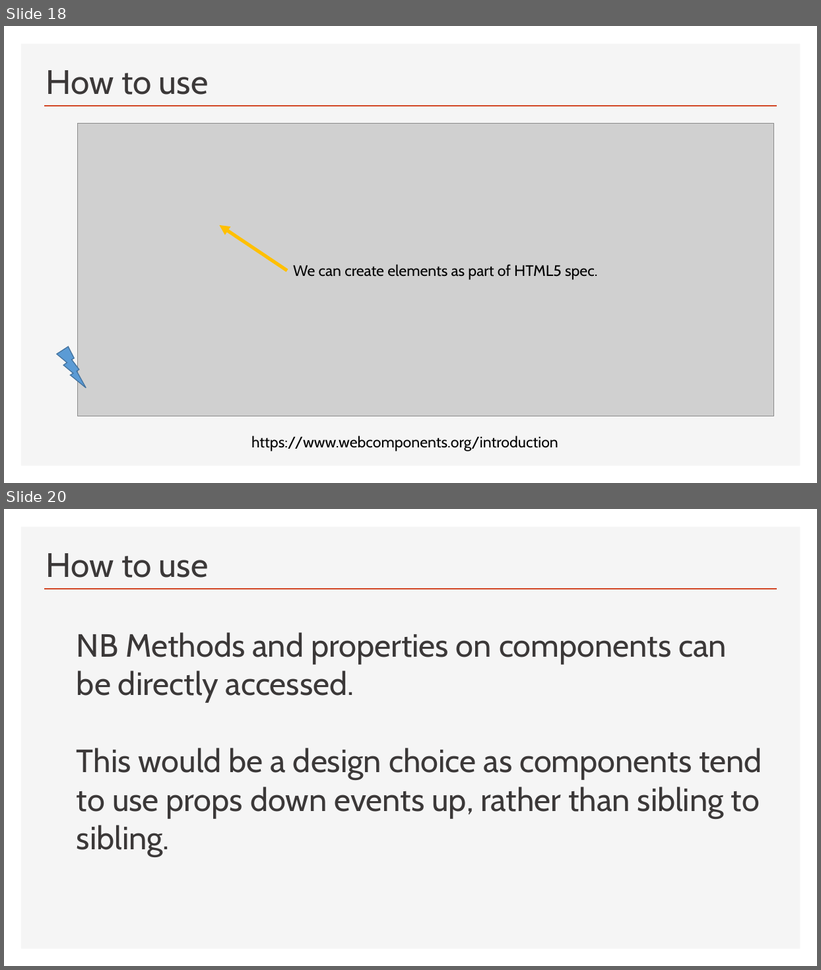
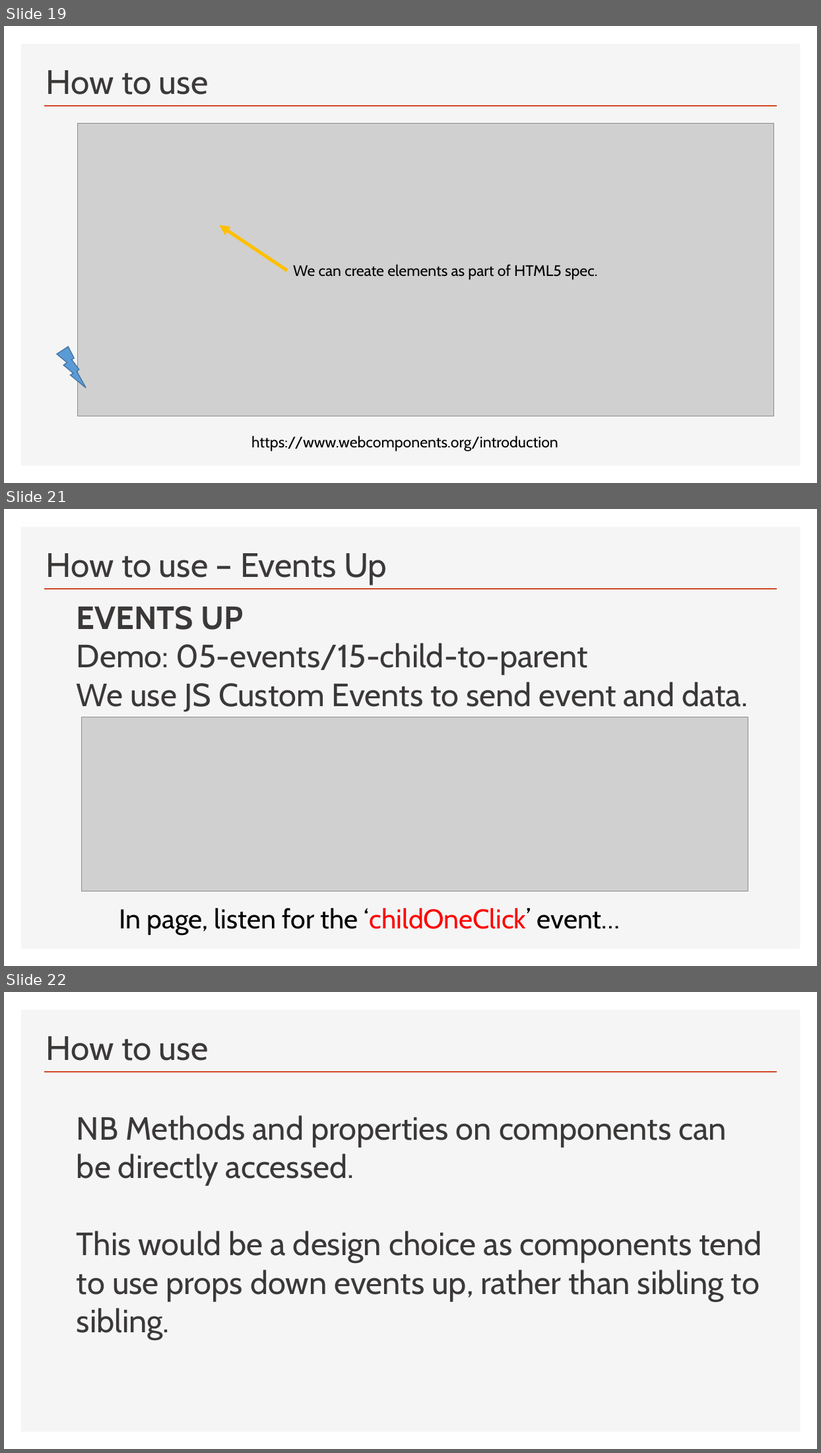
Before and after one commit to iwswordpress/ndc-london-web-components, a slide deck: talk.pptx. Shown one above the other, each under a label of ours: slides 18 and 20 before the commit, slides 19, 21 and 22 after it; the slides between them are not shown. The pictures are 821x970 and 821x1453 pixels, drawn with LibreOffice and Linux fonts; fonts in the diff are those of the drawing; grey boxes stand for pictures. Boxes give left, top, right and bottom in pixels: in the first picture for what was removed or moved away, otherwise in the second. Text is boxed around its words. In the diff, an @@ line names an element or a change of style, - is before the commit and + after.

```diff
--- a/talk.pptx
+++ b/talk.pptx
@@ slide 21 added at [4, 509, 817, 966], background #FFFFFF; not listed: 2 template elements that a slide beside it also shows @@
@@ title added at [46, 553, 387, 584], 40 pt, text #3B3838 @@
+How to use – Events Up
@@ text added at [77, 606, 748, 712], 38 pt, text #3B3838 @@
+  EVENTS UP
+  Demo: 05-events/15-child-to-parent
+  We use JS Custom Events to send event and data.
@@ picture added at [81, 718, 748, 892] @@
@@ text added at [120, 908, 620, 935], 32 pt, text #000000 @@
+In page, listen for the ‘childOneClick’ event…
@@ what was slide 18 is now slide 19 @@
@@ what was slide 20 is now slide 22 @@
```
Also in this commit, not shown: 3 slides changed, 1 other slide added.
